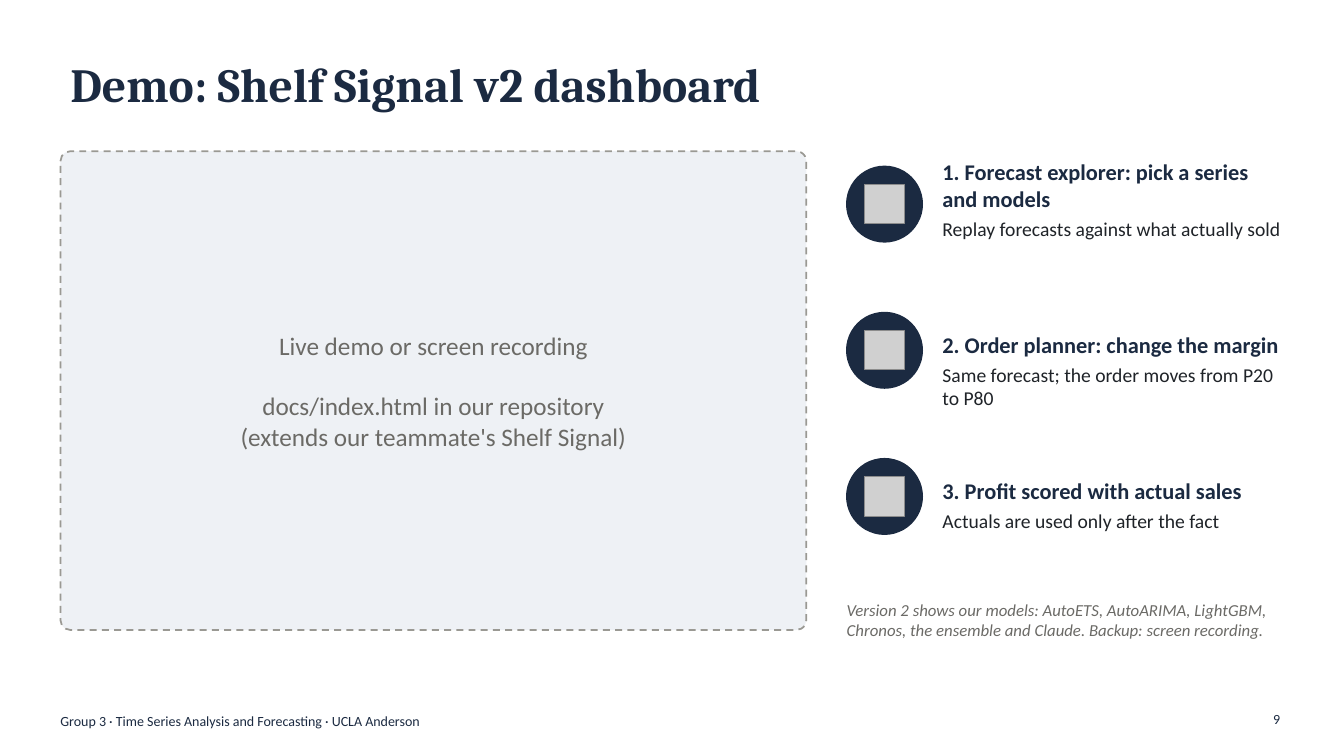
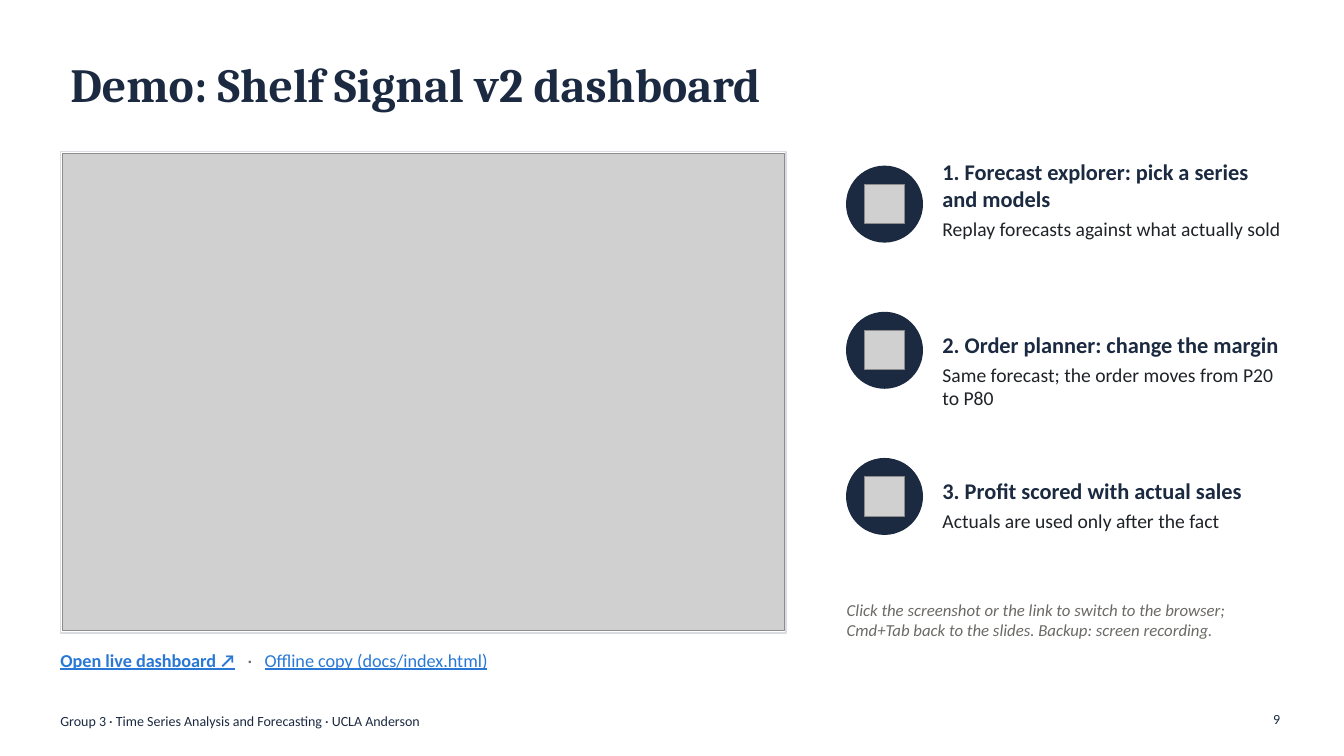
Before and after one commit to shihan-2002/m5-forecast-to-profit, a slide deck: slide 9 of presentation/Group3_Forecasting_Presentation.pptx. Drawn at 1344x756 pixels with LibreOffice and Linux fonts; fonts in the diff are those of the drawing; grey boxes stand for pictures. Boxes give left, top, right and bottom in pixels: in the first picture for what was removed or moved away, otherwise in the second. Text is boxed around its words. In the diff, an @@ line names an element or a change of style, - is before the commit and + after.

```diff
--- a/presentation/Group3_Forecasting_Presentation.pptx
+++ b/presentation/Group3_Forecasting_Presentation.pptx
@@ rounded rectangle removed at (x1=60, y1=151, x2=807, y2=630) @@
@@ rectangle added at (x1=60, y1=151, x2=786, y2=633), fill #FFFFFF, outline #D9DCE1 1 pt @@
@@ picture added at (x1=63, y1=153, x2=784, y2=631) @@
@@ text removed at (x1=241, y1=337, x2=626, y2=451) @@
-Live demo or screen recording
-docs/index.html in our repository
-(extends our teammate's Shelf Signal)
@@ text at (x1=847, y1=604, x2=1225, y2=639): text changed @@
-Version 2 shows our models: AutoETS, AutoARIMA, LightGBM, Chronos, the ensemble and Claude. Backup: screen recording.
+Click the screenshot or the link to switch to the browser; Cmd+Tab back to the slides. Backup: screen recording.
@@ text added at (x1=60, y1=654, x2=488, y2=670), 13 pt, text #2A78D6, underline @@
+Open live dashboard ↗ · Offline copy (docs/index.html)
```
Also in this commit, not shown: 8 other files.
